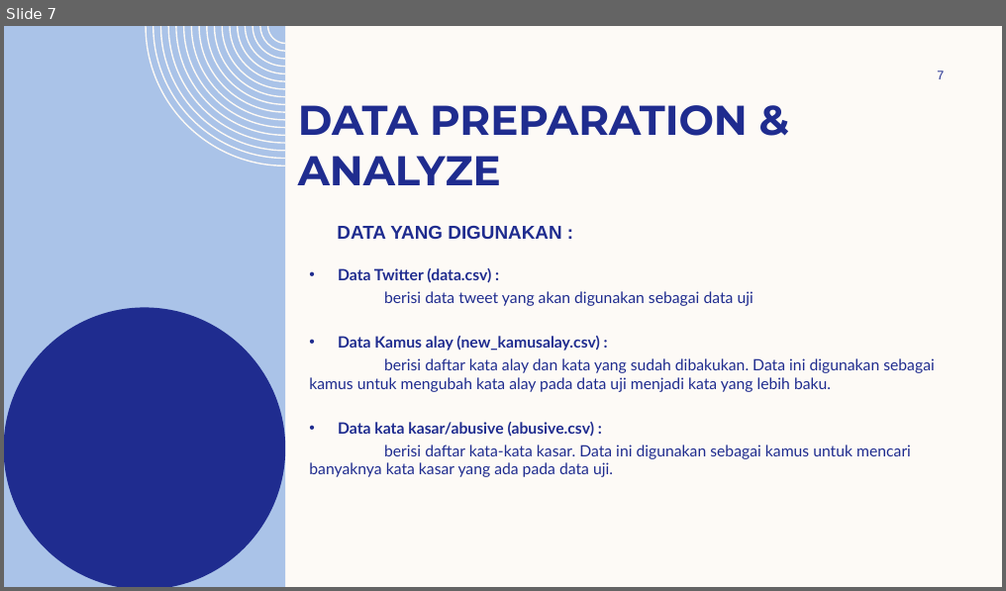
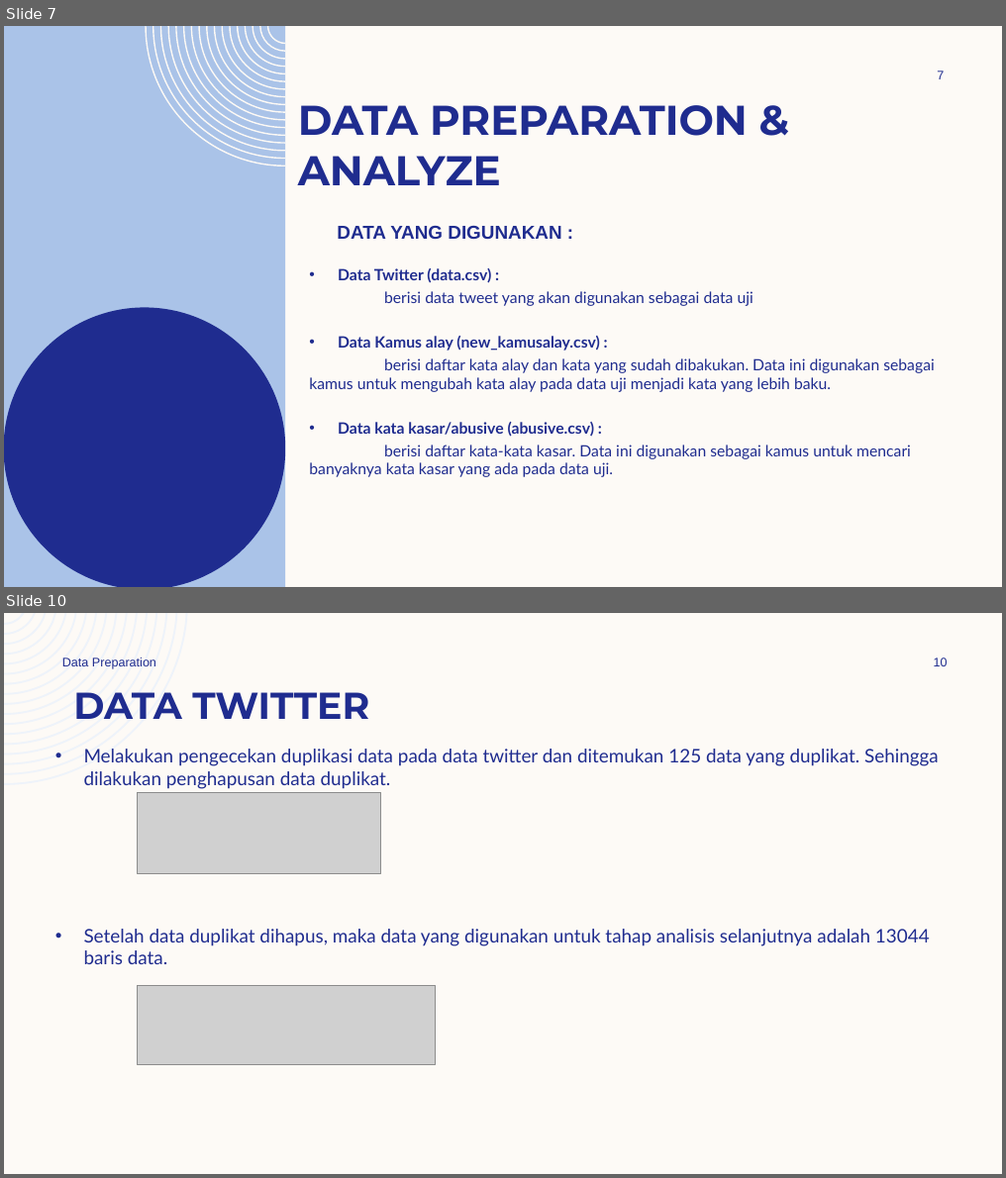
Before and after one commit to emaapriliana/gold-challenge, a slide deck: challenge binar.pptx. Shown one above the other, each under a label of ours: slide 7 before the commit, slides 7 and 10 after it; the slides between them are not shown. The pictures are 1006x591 and 1006x1178 pixels, drawn with LibreOffice and Linux fonts; fonts in the diff are those of the drawing; grey boxes stand for pictures; background and template pictures are left out. Boxes give left, top, right and bottom in pixels: in the first picture for what was removed or moved away, otherwise in the second. Text is boxed around its words. In the diff, an @@ line names an element or a change of style, - is before the commit and + after.

Commit message:
analisis dan report

```diff
--- a/challenge binar.pptx
+++ b/challenge binar.pptx
@@ slide 10 added at [4, 613, 1002, 1174], background #FDFAF6 @@
@@ freeform shape added at [4, 613, 187, 785], fill #EEF3FA @@
@@ text added at [62, 658, 156, 669], 12 pt, text #1F2C8F @@
+Data Preparation
@@ page number added at [934, 658, 947, 666], 12 pt, text #1F2C8F @@
+10
@@ title added at [73, 692, 369, 719], 36 pt, text #1F2C8F, bold @@
+DATA TWITTER
@@ text added at [84, 749, 939, 964], 18 pt, text #1F2C8F @@
+• Melakukan pengecekan duplikasi data pada data twitter dan ditemukan 125 data yang duplikat. Sehingga dilakukan penghapusan data duplikat.
+• Setelah data duplikat dihapus, maka data yang digunakan untuk tahap analisis selanjutnya adalah 13044 baris data.
@@ picture added at [138, 792, 381, 873] @@
@@ picture added at [138, 986, 436, 1065] @@
```
Also in this commit, not shown: 8 slides changed, 21 other slides added, 2 slides removed, 1 other file.
